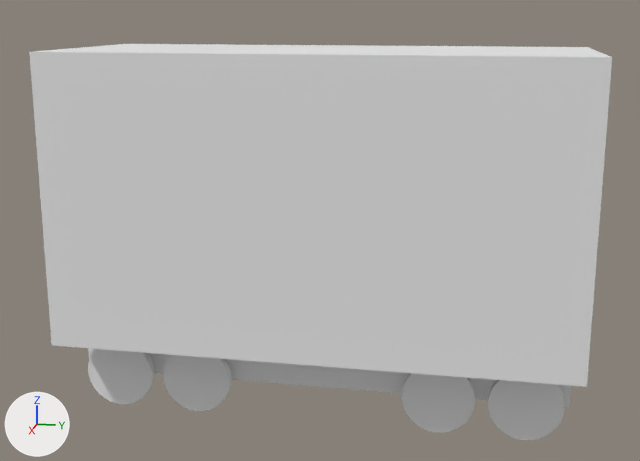
An edit to the Blender file assets/blender/subway-train.blend, drawn before and after from the same camera.
The view is the same before and after, from a 50 mm camera at (57.9, 11.2, 22.1) aimed at (0.3, -0.4, 7.7). Every picture has the same lights, and +X, +Y and +Z are marked at lower left.

Script lines for the objects in view, before the commit:
```python
me_cube = bpy.data.meshes.new('Cube')
me_cube.from_pydata(...)  # 545 vertices, 301 faces; spans x -1.22..1.22, y -2.83..2.83, z -0.75..3.3
me_cube.materials.append(mat_material)  # its picture is missing
ob_cube = bpy.data.objects.new('Cube', me_cube)
ob_cube.location = (0.0, 0.0, 0.0)
ob_cube.scale = (6.0, 6.0, 6.0)
```
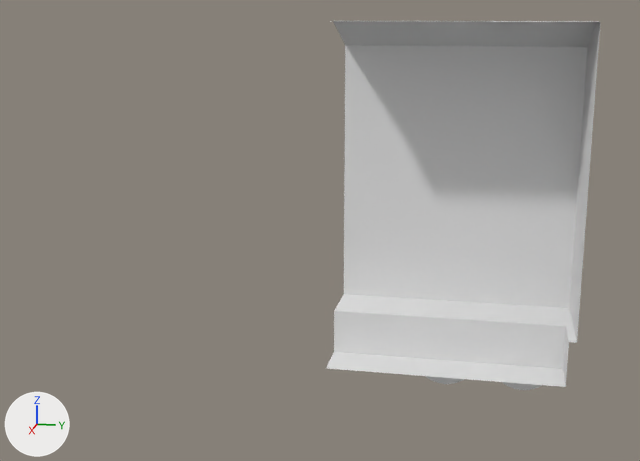
Patch to the scene script:
```diff
--- a/assets/blender/subway-train.blend.py
+++ b/assets/blender/subway-train.blend.py
@@ me_cube @@
 # used by ob_cube; location = (0.0, 0.0, 0.0); scale = (6.0, 6.0, 6.0)
-me_cube.from_pydata(...)  # 545 vertices, 301 faces; spans x -1.22..1.22, y -2.83..2.83, z -0.75..3.3
+me_cube.from_pydata(...)  # 268 vertices, 178 faces; spans x -1.22..0.0, y 0.0..2.83, z -0.75..3.59
+# me_cube part 1: 6 loose pieces with 384 vertices, spanning x -0.7..0.7, y -2.68..2.68, z -0.75..0.03, are deleted
+# me_cube part 2
+# 18 vertices are removed from x -1.22..1.22, y -2.83..2.83, z -0.41..3.3
+# 29 faces are deleted
+# 2 vertices move from x 0.53, y 2.75, z -0.41..0.13 to x -0.35..0.0, y 2.62..2.75, z -0.41..0.13
+# 32 vertices are added at x -1.22..0.0, y 0.0..2.83, z -0.41..3.59
+# 5 new vertices lie (0.0, 0.09, 0.0) away from vertices in x -1.22..0.0, y 0.0, z -0.41..3.3
+# 5 new vertices lie (0.0, -0.13, 0.0) away from vertices in x -1.22..-0.53, y 2.75..2.83, z -0.41..3.3
+# 5 new vertices lie (0.0, 0.0, -0.73) away from vertices in x -1.22..0.0, y 0.0..2.83, z 3.03
+# 5 new vertices lie (0.0, 0.0, -1.8) away from vertices in x -1.22..0.0, y 0.0..2.83, z 2.3
+# 5 new vertices lie (0.09, 0.0, 0.0) away from vertices in x -0.53, y 0.0..2.75, z -0.41..0.13
+# 5 new vertices lie (0.0, 1.1, 0.0) away from vertices in x -1.22, y 0.09, z 0.13..3.3
+# 5 new vertices lie (0.84, 0.0, 0.29) away from vertices in x -1.22, y 0.0..2.83, z 3.3
+# 6 new vertices lie (0.0, 0.16, 0.0) away from vertices in x -1.22..-0.38, y 1.19, z 0.13..3.59
+# 6 new vertices lie (0.0, -0.33, 0.0) away from vertices in x -1.22..-0.38, y 2.7, z 0.13..3.59
+# 6 new vertices lie (0.0, -0.15, 0.0) away from vertices in x -1.22..-0.38, y 2.37, z 0.13..3.59
+# 5 new vertices lie (0.0, 0.43, 0.0) away from vertices in x -1.22..-0.38, y 1.35, z 0.13..3.59
+# 5 new vertices lie (-0.81, 0.0, 0.0) away from vertices in x 0.0, y 2.83, z 0.13..3.3
+# 5 new vertices lie (-0.2, 0.0, 0.0) away from vertices in x -0.81, y 2.83, z 0.13..3.3
+# 5 new vertices lie (0.0, 1.06, 0.0) away from vertices in x -0.53..0.0, y 0.09, z -0.41..0.13
+# 5 new vertices lie (0.0, 0.15, 0.0) away from vertices in x -0.53..0.0, y 1.15, z -0.41..0.13
+# 5 new vertices lie (0.0, 0.42, 0.0) away from vertices in x -0.53..0.0, y 1.3, z -0.41..0.13
+# 5 new vertices lie (0.0, 0.43, 0.0) away from vertices in x -0.53..0.0, y 1.72, z -0.41..0.13
+# 5 new vertices lie (0.0, 0.15, 0.0) away from vertices in x -0.53..0.0, y 2.15, z -0.41..0.13
+# 110 new faces join them
 me_cube.materials.append(mat_material)
```

Where the change shows, as pixel boxes [x1, y1, x2, y2] in the pictures (640 x 461 px):
'Cube', reshaped (53% narrower, 7% shorter)
    before: [29, 44, 612, 440]
    after: [326, 21, 600, 390]
part 1 of me_cube, deleted
    before: [88, 349, 564, 440]
part 2 of me_cube, built on
    before: [29, 44, 612, 407]
    after: [326, 21, 600, 387]
